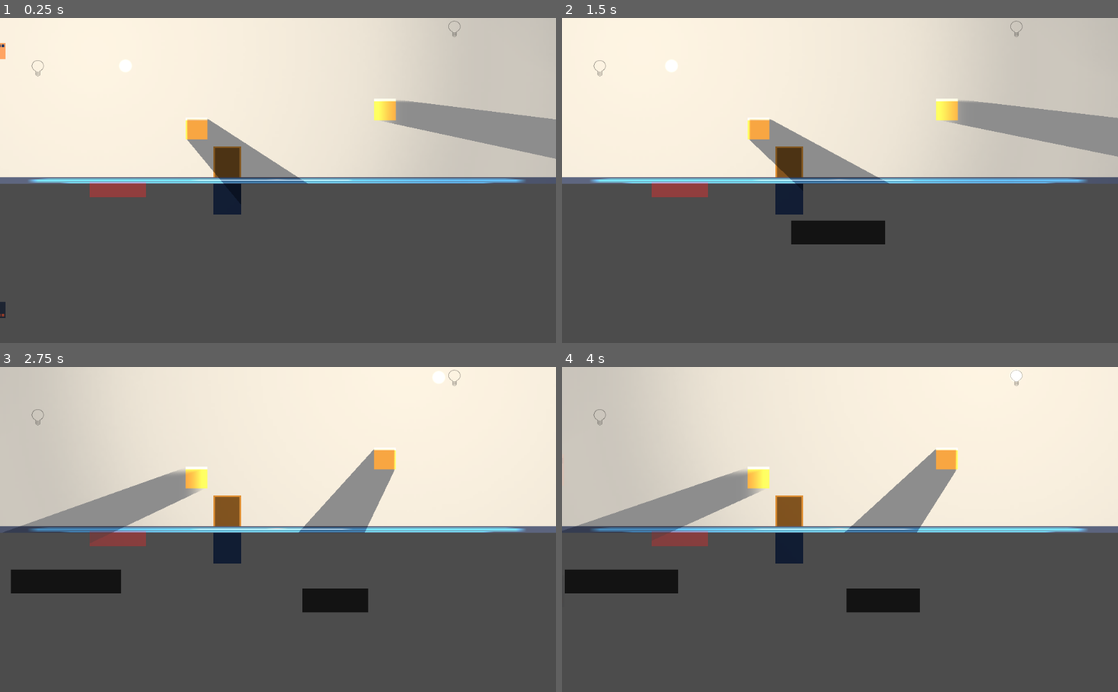
Above: before the commit, frames 1-4 (two rows, left to right).
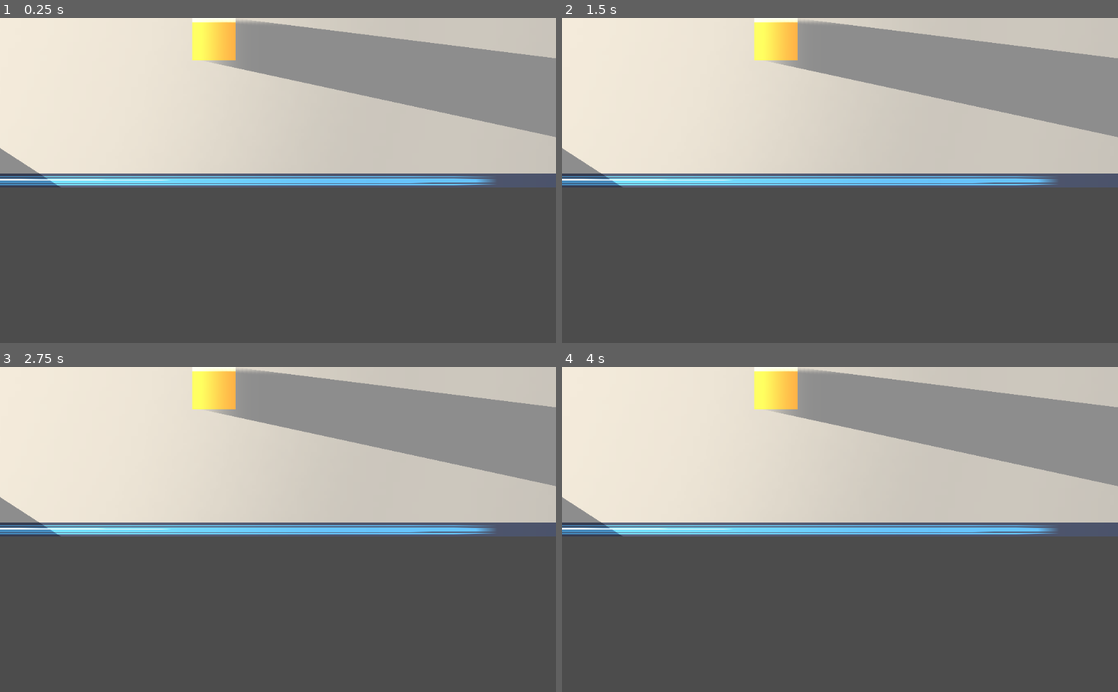
Above: after the commit, the same moments.

Repository: gramozilho/More-Than-Meets-The-Eye-GWJ14
Game: Godot game, scene res://Main.tscn
Two runs of this game, one before a commit and one after it. Both use one fixed random seed, a clock stepped at 60 frames per second and the inputs below. The engine's default icon, where the game draws it, is replaced by a stand-in: a white triangle on a blue panel in a dark square.
Inputs (mouse positions are in pixels of both pictures, inside the frame that each line leads up to):
- Up to frame 1 (0.25 s): no input
- Up to frame 2 (1.5 s): tap Enter (ui_accept) at 0.5, 0.77 s; move the mouse to (600, 66) at 0.52 s; press the mouse at (600, 66) at 0.53 s; hold D (right) from 0.53 s (still down); move the mouse to (1017, 27) at 1.27 s; release the mouse at (1017, 27) at 1.28 s; click (1017, 27) at 1.35 s
- Up to frame 3 (2.75 s): tap Enter (ui_accept) at 1.52 s; move the mouse to (333, 458) at 2.02 s; release D (right) at 2.03 s; press the mouse at (333, 458) at 2.03 s; hold A (left) from 2.03 s (still down)
- Up to frame 4 (4 s): move the mouse to (812, 594) at 2.77 s; release A (left) at 2.78 s; release the mouse at (812, 594) at 2.78 s; hold D (right) from 2.78 s (still down); click (812, 594) at 2.85 s; tap Enter (ui_accept) at 3.02, 3.5, 3.77 s; move the mouse to (1006, 578) at 3.52 s; press the mouse at (1006, 578) at 3.53 s

The runs differ from the first frame. In frame 1, 28% of the frame differs, in the area x 0-100%, y 0-93%; in frame 2, 27%; in frame 3, 44%; in frame 4, 45%, in the area x 0-100%, y 0-76%.

Commit message:
Added text display (all systems in place)

Diff:
--- a/BadArea.gd
+++ b/BadArea.gd
@@ -11,7 +11,7 @@
 
 func _on_BadArea_body_entered(body):
 	if body.is_in_group('player'):
-		emit_signal("kill_player")
+		print('killed') #emit_signal("kill_player")
 
 func shadow_cast():
 	#$Shadow.global_position.x = $Body.global_position.x
--- a/Door.tscn
+++ b/Door.tscn
@@ -20,7 +20,7 @@
 }
 
 [sub_resource type="RectangleShape2D" id=2]
-extents = Vector2( 2.73513, 17.0453 )
+extents = Vector2( 11.3017, 14.9383 )
 
 [node name="Door" type="Area2D"]
 script = ExtResource( 1 )
--- /dev/null
+++ b/Enemy.gd
@@ -0,0 +1,42 @@
+extends "res://BadArea.gd"
+
+const MAX_MOVE = 50
+const MIN_MOVE = 20
+const TIMER_TIME = 20
+
+var there_is_light = false
+var initial_player_pos = Vector2()
+
+#func _ready():
+	#initial_player_pos  = get_tree().get_nodes_in_group("player")[0].global_position
+	#$DreamSpeed.set_wait_time(TIMER_TIME)
+
+func _process(delta):
+	var player_pos = get_tree().get_nodes_in_group("player")[0].global_position
+	var error = player_pos - global_position
+	#var speed = (TIMER_TIME - $DreamSpeed.time_left)/TIMER_TIME * MAX_MOVE * delta
+	var speed = MAX_MOVE * delta
+
+	if not there_is_light:
+			position += error.normalized() * speed * 3
+	else:
+		position += error.normalized() * speed
+	#if false and old_player_pos == player_pos:
+	#	position += error.normalized() * MAX_MOVE * .2 * delta
+	#elif false and error.length() > MAX_MOVE:
+	#	position += error.normalized() * MAX_MOVE * delta
+	#elif false and error.length() < MIN_MOVE:
+	#	position += error.normalized() * MIN_MOVE * delta
+	#else:
+	#	print('!')
+		#position += error *.8 * delta
+	shadow_cast()
+
+	if Input.is_action_just_pressed("click"):
+		there_is_light = !there_is_light
+
+	#old_player_pos = player_pos
+
+func is_there_light(on):
+	print('Is there light?', on)
+	there_is_light = on
--- /dev/null
+++ b/Enemy.tscn
@@ -0,0 +1,31 @@
+[gd_scene load_steps=4 format=2]
+
+[ext_resource path="res://BadArea.tscn" type="PackedScene" id=1]
+[ext_resource path="res://Enemy.gd" type="Script" id=2]
+[ext_resource path="res://Assets/colors.PNG" type="Texture" id=3]
+
+[node name="Enemy" groups=[
+"enemy",
+] instance=ExtResource( 1 )]
+scale = Vector2( 1.5, 2 )
+script = ExtResource( 2 )
+
+[node name="EyeLeft" type="Sprite" parent="Shadow" index="0"]
+position = Vector2( -1, 6 )
+texture = ExtResource( 3 )
+region_enabled = true
+region_rect = Rect2( 500, 30, 5, 2 )
+
+[node name="EyeRight" type="Sprite" parent="Shadow" index="1"]
+position = Vector2( 6, 6 )
+texture = ExtResource( 3 )
+region_enabled = true
+region_rect = Rect2( 500, 30, 5, 2 )
+
+[node name="Body" parent="." index="1"]
+visible = false
+
+[node name="DreamSpeed" type="Timer" parent="." index="2"]
+wait_time = 10.0
+one_shot = true
+autostart = true
--- a/Light.gd
+++ b/Light.gd
@@ -1,6 +1,7 @@
 extends Node2D
 
 signal light_position
+signal light
 
 var old_position
 var light_energy = 1
@@ -9,6 +10,7 @@
 func _ready():
 	old_position = global_position
 	self.energy = light_energy
+	light_changed()
 
 
 func _process(delta):
@@ -27,12 +29,12 @@
 	if self.energy == 0:
 		global_position = destination
 		$TweenLight.interpolate_property(self, "energy", 0, light_energy, 0.5, Tween.TRANS_ELASTIC, Tween.EASE_OUT)
-
-	# if mouse on same place as light currently, on/off
+		light_changed()
+	# if mouse on same place as light currently, off
 	elif global_position == destination:
 		print()
 		$TweenLight.interpolate_property(self, "energy", light_energy, 0, 0.5, Tween.TRANS_EXPO, Tween.EASE_OUT)
-
+		light_changed()
 	# else, tween to location
 	else:
 		# Check if not travelling
@@ -42,3 +44,9 @@
 		#else:
 		$TweenLight.interpolate_property(self, "position", global_position, destination, travel_duration, Tween.TRANS_QUINT, Tween.EASE_IN_OUT)
 	$TweenLight.start()
+
+func light_changed():
+	if self.energy > 0:
+		emit_signal("ligth", true)
+	else:
+		emit_signal("ligth", false)
--- a/Main.gd
+++ b/Main.gd
@@ -15,6 +15,8 @@
 
 	for bad_area in get_tree().get_nodes_in_group("bad_area"):
 		bad_area.connect("kill_player", self, "kill_player")
+		if bad_area.is_in_group("enemy"):
+			bad_area.connect("light", bad_area, "is_there_light")
 
 
 func _process(delta):
--- a/Main.tscn
+++ b/Main.tscn
@@ -10,6 +10,7 @@
 [ext_resource path="res://Environment/Floor.tscn" type="PackedScene" id=8]
 [ext_resource path="res://Environment/Border.tscn" type="PackedScene" id=9]
 [ext_resource path="res://BadArea.tscn" type="PackedScene" id=10]
+[ext_resource path="res://Enemy.tscn" type="PackedScene" id=11]
 
 [node name="Main" type="Node2D"]
 script = ExtResource( 7 )
@@ -38,6 +39,7 @@
 position = Vector2( 362, 204 )
 
 [node name="Player" parent="." instance=ExtResource( 1 )]
+position = Vector2( 32.0812, 281.808 )
 
 [node name="Body2" parent="." instance=ExtResource( 2 )]
 position = Vector2( 709.001, 169 )
@@ -56,5 +58,52 @@
 [node name="BadArea" parent="." instance=ExtResource( 10 )]
 position = Vector2( 217.033, 283.335 )
 scale = Vector2( 5.16, 1.4 )
+
+[node name="Enemy" parent="." instance=ExtResource( 11 )]
+position = Vector2( 483.816, 69.2329 )
+
+[node name="Camera2D" type="Camera2D" parent="."]
+position = Vector2( 512, 300 )
+
+[node name="VBoxContainer" type="VBoxContainer" parent="Camera2D"]
+anchor_left = 0.5
+anchor_top = 0.5
+anchor_right = 0.5
+anchor_bottom = 0.5
+margin_left = 600.0
+margin_top = -270.0
+margin_right = -600.0
+margin_bottom = -200.0
+grow_horizontal = 2
+alignment = 1
+__meta__ = {
+"_edit_use_anchors_": false
+}
+
+[node name="Message" type="Label" parent="Camera2D/VBoxContainer"]
+modulate = Color( 0, 0, 0, 1 )
+light_mask = 3
+margin_top = 19.0
+margin_right = 242.0
+margin_bottom = 33.0
+grow_vertical = 2
+text = "You wake up in the dark."
+align = 1
+__meta__ = {
+"_edit_use_anchors_": false
+}
+
+[node name="Intruction" type="Label" parent="Camera2D/VBoxContainer"]
+modulate = Color( 0, 0, 0, 1 )
+light_mask = 3
+margin_top = 37.0
+margin_right = 242.0
+margin_bottom = 51.0
+grow_vertical = 2
+text = "Click on the light bulb to turn light on."
+align = 1
+__meta__ = {
+"_edit_use_anchors_": false
+}
 [connection signal="light_position" from="Light" to="." method="_on_Light_light_position"]
 [connection signal="go_to_next_level" from="Door" to="." method="_on_Door_go_to_next_level"]
--- a/Maps/1_1.tscn
+++ b/Maps/1_1.tscn
@@ -2,8 +2,9 @@
 
 [ext_resource path="res://Main.tscn" type="PackedScene" id=1]
 
-[node name="Main" instance=ExtResource( 1 )]
+[node name="Main" index="0" instance=ExtResource( 1 )]
 
-[node name="Camera2D" type="Camera2D" parent="." index="9"]
-position = Vector2( 768, 150 )
+[node name="Camera2D" parent="." index="11"]
+offset = Vector2( 256, 0 )
+current = true
 zoom = Vector2( 0.5, 0.5 )
--- a/Maps/999_VictoryScreen.tscn
+++ b/Maps/999_VictoryScreen.tscn
@@ -8,7 +8,7 @@
 margin_right = 252.0
 margin_bottom = 31.0
 text = "You escaped for now.
-Tonight, they'll be waiting for you again."
+Tonight, they'll be waiting again."
 
 [node name="Button" parent="VBoxContainer" index="1"]
 margin_top = 35.0
Not shown: 1 places in Main.tscn that only renumber resources
